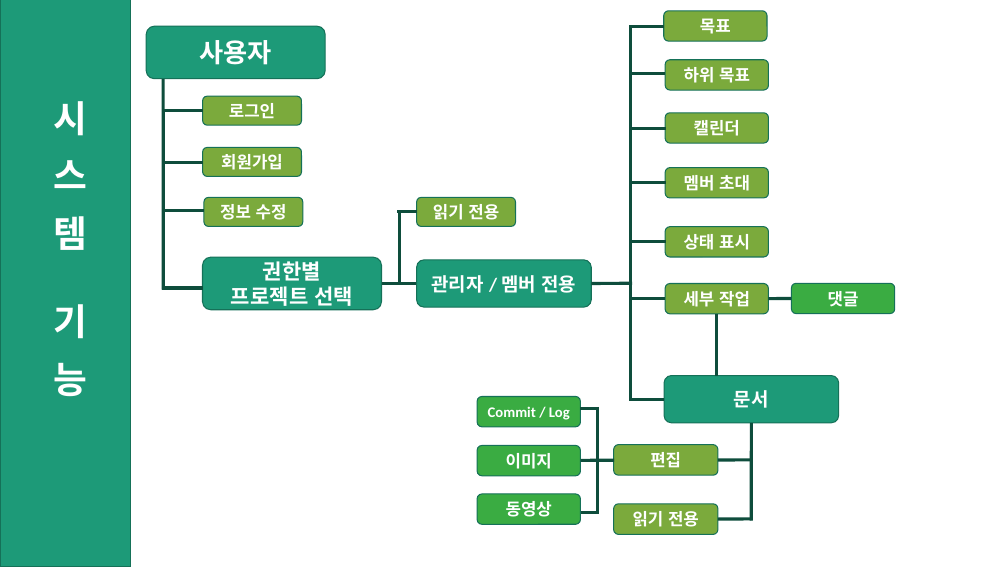
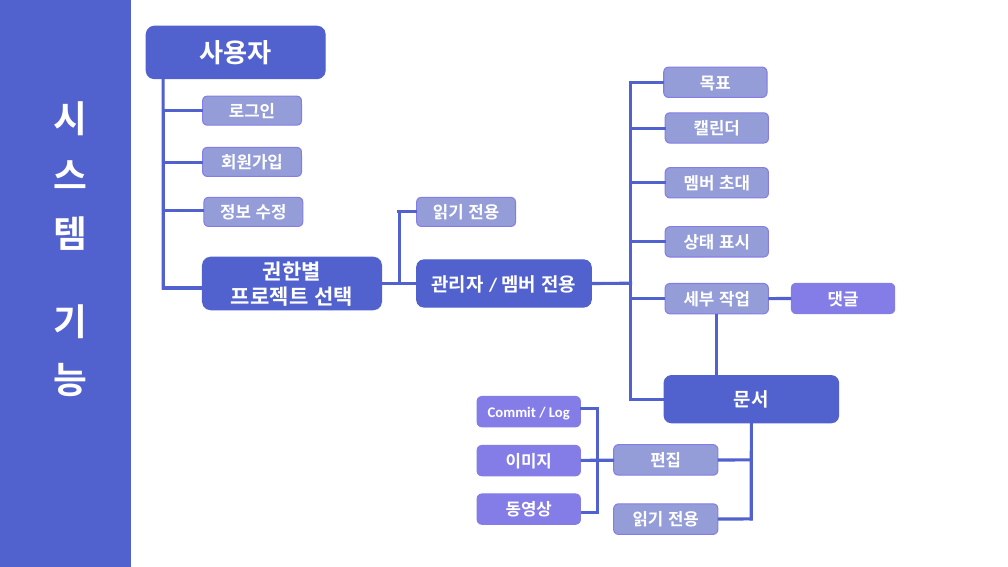
Before and after one commit to ShinHyeonSeong/Final, a slide deck: slide 8 of 기획 UI/A조 프로토타입 발표.pptx. Drawn at 1008x567 pixels with LibreOffice and Linux fonts; fonts in the diff are those of the drawing. Boxes give left, top, right and bottom in pixels: in the first picture for what was removed or moved away, otherwise in the second. Text is boxed around its words. In the diff, an @@ line names an element or a change of style, - is before the commit and + after.

```diff
--- a/기획 UI/A조 프로토타입 발표.pptx
+++ b/기획 UI/A조 프로토타입 발표.pptx
@@ fill #1D9A78 to #5161CE; outline #157259 1 pt to #5161CE 1 pt in 5 elements at (203, 257, 382, 310), (146, 26, 325, 79), (417, 260, 591, 307), (664, 376, 839, 423), (0, 0, 130, 567) @@
@@ line (163, 79) - (163, 290): stroke #0E4D3C 3 pt to #5161CE 3 pt @@
@@ line moved from (664, 26) - (630, 26) to (664, 82) - (630, 82) @@
@@ line (664, 82) - (630, 82): stroke #0E4D3C 3 pt to #5161CE 3 pt @@
@@ line moved from (631, 26) - (631, 401) to (631, 82) - (631, 401) @@
@@ line (631, 82) - (631, 401): stroke #0E4D3C 3 pt to #5161CE 3 pt @@
@@ line removed from (665, 73) to (631, 73) @@
@@ fill #7BAA3C to #949DD7; outline #157259 1 pt to #857DE7 1 pt in 11 elements at (203, 96, 302, 125), (203, 147, 302, 176), (204, 197, 303, 226), (417, 197, 516, 226), (665, 284, 769, 314), (665, 113, 769, 143), (665, 168, 769, 198), (665, 227, 769, 257), (614, 445, 718, 475), (614, 504, 718, 534), (664, 67, 768, 98) @@
@@ rounded rectangle "목표": place and size @@
-rounded rectangle "목표" at (664, 11, 768, 41)
+rounded rectangle "목표" at (664, 67, 768, 98)
@@ rounded rectangle removed at (665, 60, 769, 90) @@
-하위 목표
@@ line (203, 110) - (163, 110): stroke #0E4D3C 3 pt to #5161CE 3 pt @@
@@ line (666, 129) - (631, 129): stroke #0E4D3C 3 pt to #5161CE 3 pt @@
@@ line (203, 163) - (162, 163): stroke #0E4D3C 3 pt to #5161CE 3 pt @@
@@ line (666, 183) - (631, 183): stroke #0E4D3C 3 pt to #5161CE 3 pt @@
@@ line (204, 211) - (163, 211): stroke #0E4D3C 3 pt to #5161CE 3 pt @@
@@ line (417, 212) - (398, 212): stroke #0E4D3C 3 pt to #5161CE 3 pt @@
@@ line (399, 212) - (399, 284): stroke #0E4D3C 3 pt to #5161CE 3 pt @@
@@ line (666, 242) - (631, 242): stroke #0E4D3C 3 pt to #5161CE 3 pt @@
@@ line (203, 288) - (162, 288): stroke #0E4D3C 3 pt to #5161CE 3 pt @@
@@ line (423, 284) - (382, 284): stroke #0E4D3C 3 pt to #5161CE 3 pt @@
@@ line (632, 284) - (591, 284): stroke #0E4D3C 3 pt to #5161CE 3 pt @@
@@ line (632, 299) - (665, 299): stroke #0E4D3C 3 pt to #5161CE 3 pt @@
@@ line (792, 299) - (769, 299): stroke #0E4D3C 3 pt to #5161CE 3 pt @@
@@ line (717, 314) - (717, 376): stroke #0E4D3C 3 pt to #5161CE 3 pt @@
@@ line (581, 408) - (599, 408): stroke #0E4D3C 3 pt to #5161CE 3 pt @@
@@ line (597, 407) - (597, 513): stroke #0E4D3C 3 pt to #5161CE 3 pt @@
@@ line (631, 399) - (664, 399): stroke #0E4D3C 3 pt to #5161CE 3 pt @@
@@ fill #3AAC42 to #857DE7; outline #157259 1 pt to #857DE7 1 pt in 4 elements at (792, 284, 895, 314), (477, 396, 581, 426), (477, 494, 581, 524), (477, 445, 581, 476) @@
@@ line (752, 423) - (752, 521): stroke #0E4D3C 3 pt to #5161CE 3 pt @@
@@ line (614, 461) - (581, 461): stroke #0E4D3C 3 pt to #5161CE 3 pt @@
@@ line (752, 460) - (718, 461): stroke #0E4D3C 3 pt to #5161CE 3 pt @@
@@ line (581, 513) - (599, 513): stroke #0E4D3C 3 pt to #5161CE 3 pt @@
@@ line (752, 519) - (718, 520): stroke #0E4D3C 3 pt to #5161CE 3 pt @@
```
Also in this commit, not shown: 6 other slides changed, 8 slides added, 1 other file.
